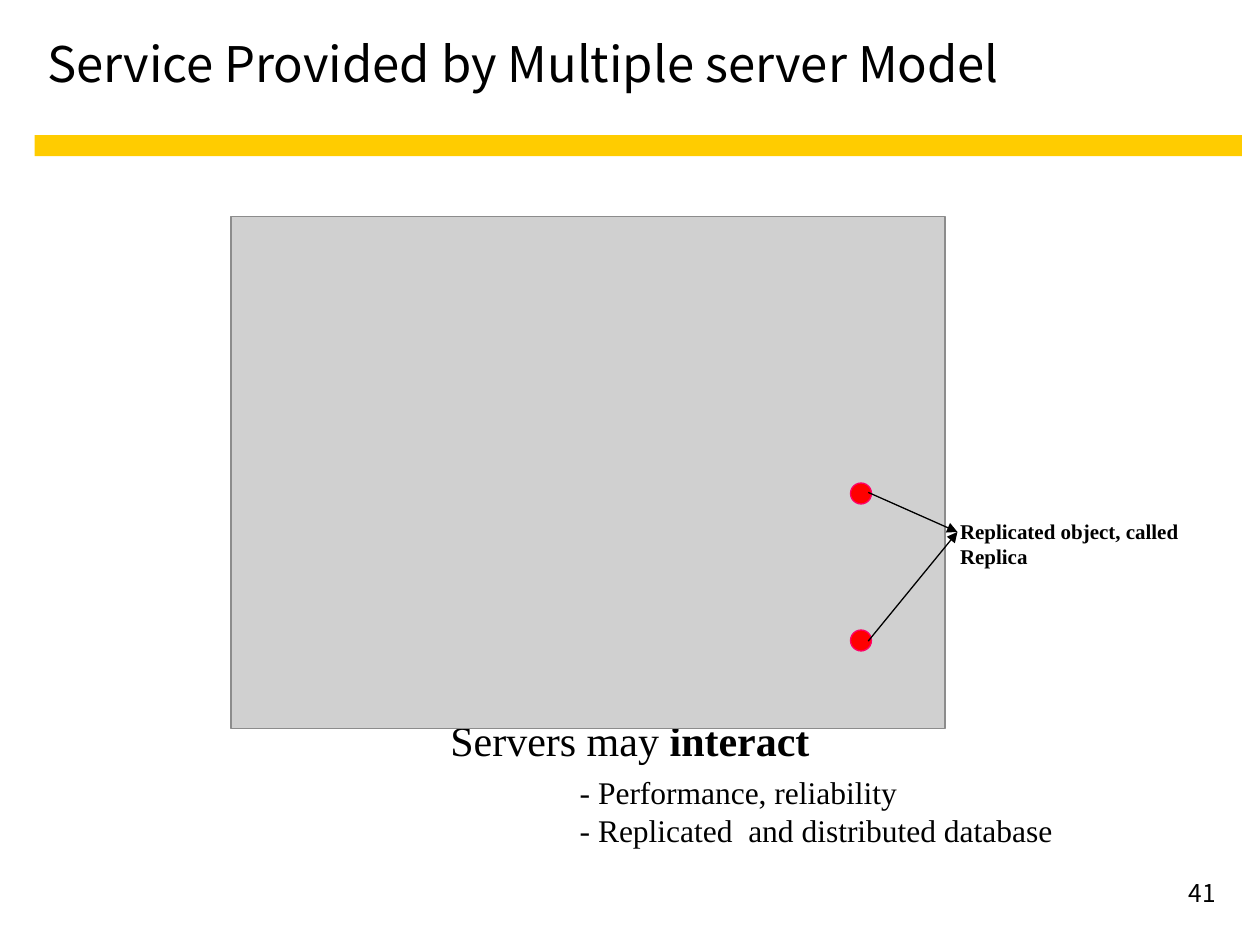
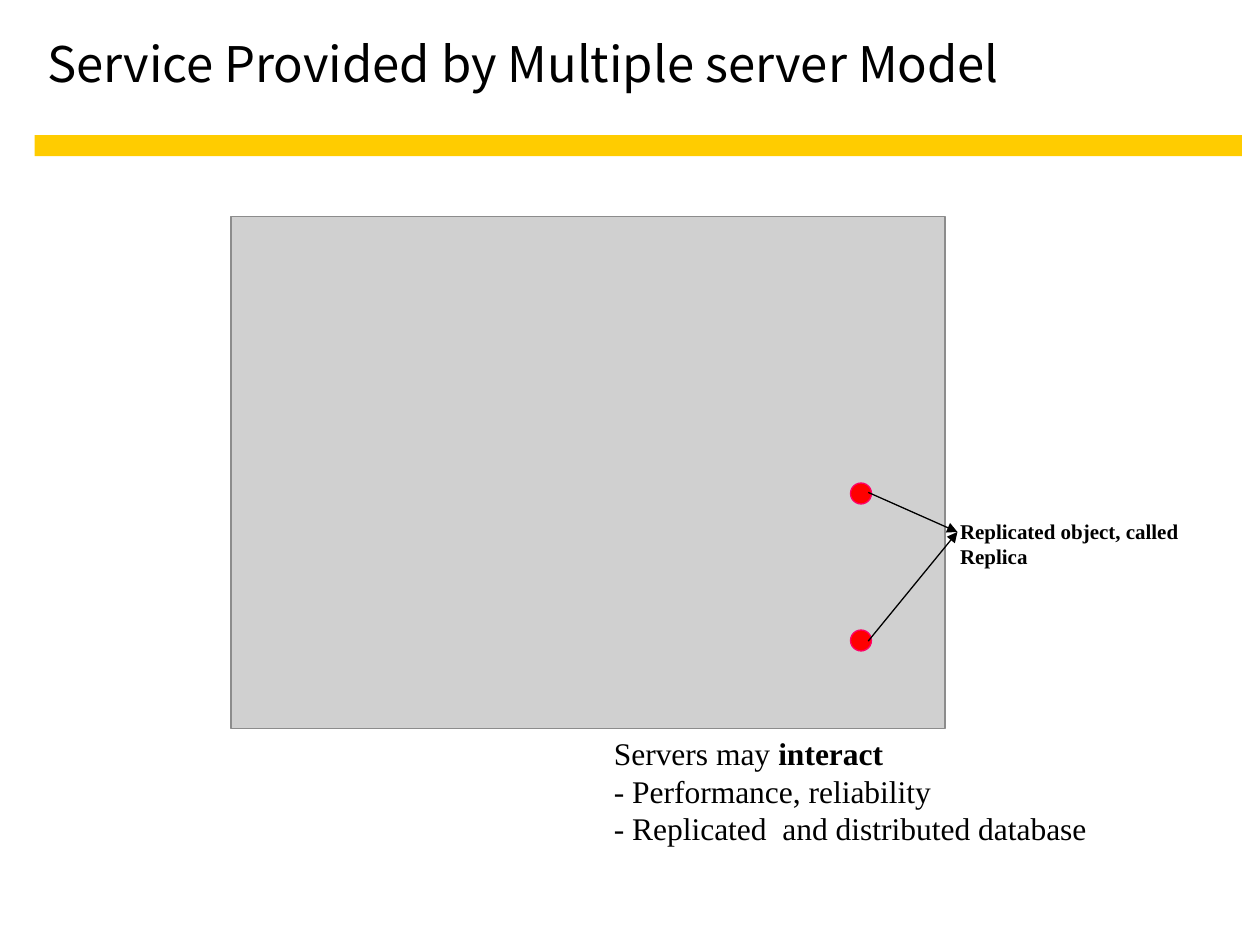
Before and after one commit to RainySummerLuo/DistributedComputingSystems, a slide deck: slide 41 of Lecture Notes/dist2.ppt. Drawn at 1260x945 pixels with LibreOffice and Linux fonts; fonts in the diff are those of the drawing; grey boxes stand for pictures. Boxes give left, top, right and bottom in pixels: in the first picture for what was removed or moved away, otherwise in the second. Text is boxed around its words. In the diff, an @@ line names an element or a change of style, - is before the commit and + after.

```diff
--- a/Lecture Notes/dist2.ppt
+++ b/Lecture Notes/dist2.ppt
@@ text removed at (450,723,810,765) @@
-Servers may interact
@@ text "Servers may interact": place and size @@
-text "Servers may interact" at (598,782,1052,848)
+text "Servers may interact" at (614,743,1086,847)
@@ text at (614,743,883,771): paragraph added @@
+Servers may interact
@@ page number removed at (1189,884,1216,902) @@
-41
```
Also in this commit, not shown: 3 other slides changed.
